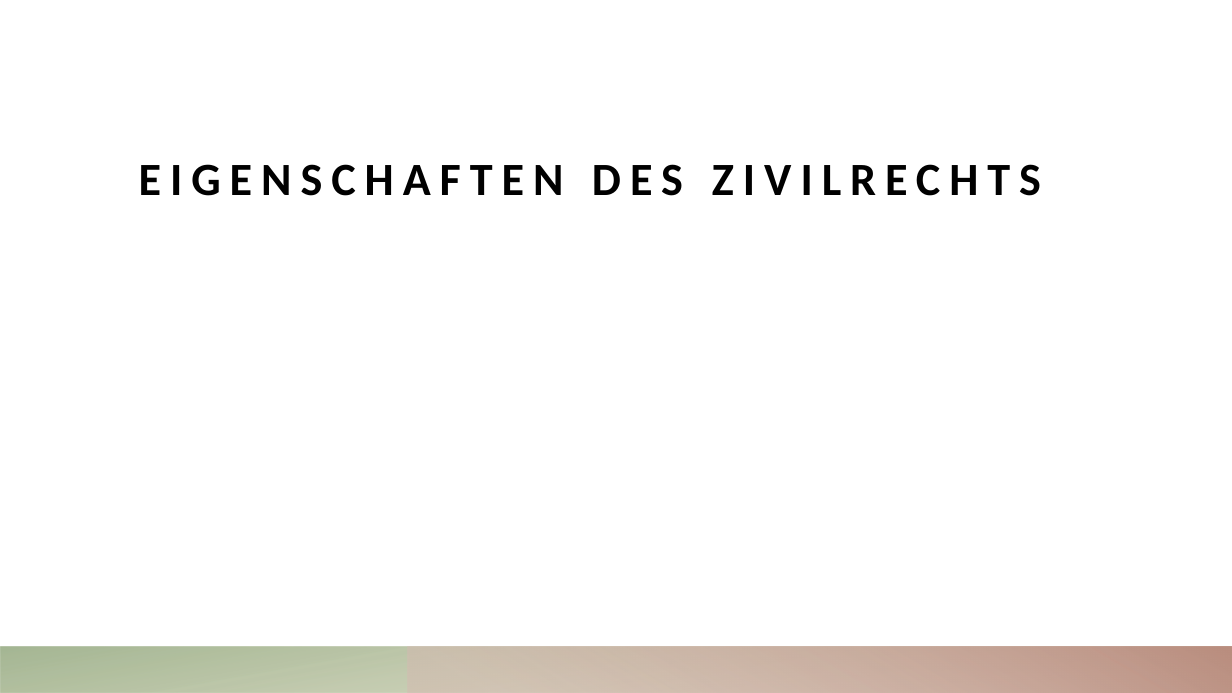
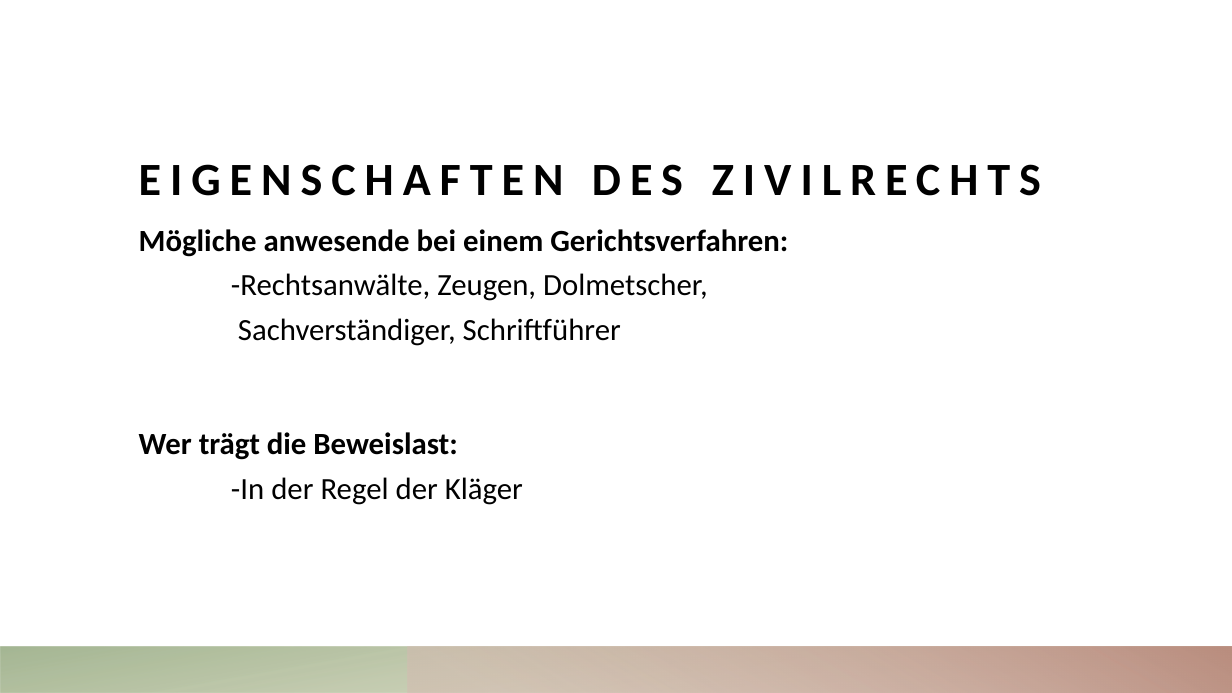
Before and after one commit to ArkonM/4CHIF, a slide deck: slide 8 of BWM - Werner Baumgartner/Zivilrecht.pptx (slide 4 before the commit). Drawn at 1232x693 pixels with LibreOffice and Linux fonts; fonts in the diff are those of the drawing. Boxes give left, top, right and bottom in pixels: in the first picture for what was removed or moved away, otherwise in the second. Text is boxed around its words. In the diff, an @@ line names an element or a change of style, - is before the commit and + after.

```diff
--- a/BWM - Werner Baumgartner/Zivilrecht.pptx
+++ b/BWM - Werner Baumgartner/Zivilrecht.pptx
@@ text added at bbox=[139, 229, 788, 505], 24 pt, text #000000 @@
+Mögliche anwesende bei einem Gerichtsverfahren:
+-Rechtsanwälte, Zeugen, Dolmetscher,
+Sachverständiger, Schriftführer
+Wer trägt die Beweislast:
+-In der Regel der Kläger
```
Also in this commit, not shown: 5 slides added, 1 other file.
